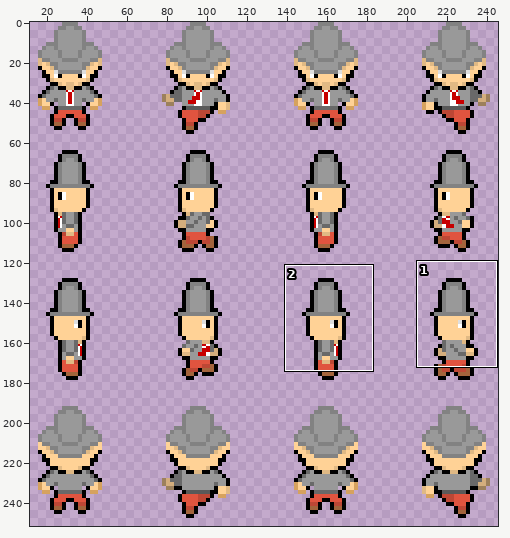
Sprite sheet, stored at Bakkie doen/Assets/Resources/Characters/walking-cycle-redman.png. The picture above shows the old version from afar; the outline marks the close-up.
Close-up. Old version:
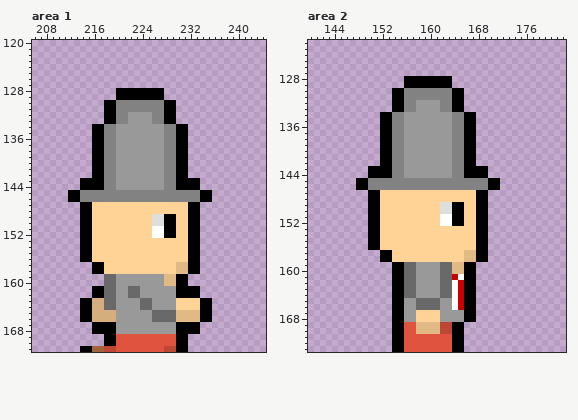
The file is 256x256 pixels. Shown: area 1: x 206..244, y 120..171; area 2: x 140..182, y 122..173. The wide view leaves out empty margins. The commit also changed other parts of the picture, which this record leaves out.
Now the later version:
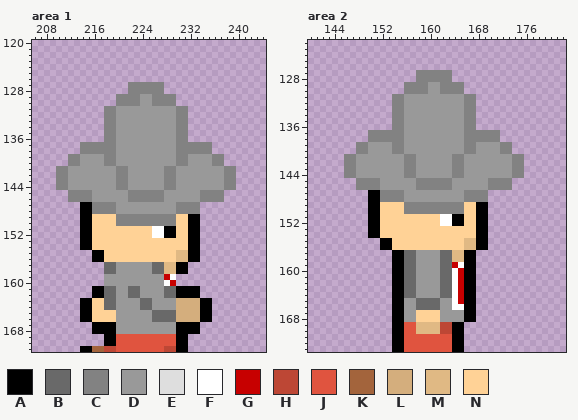
Palette (. is transparent): A #000000  B #696969  C #828282  D #999999  E #dedede  F #ffffff  G #c70000  H #bd4735  J #e0543f  K #a3643c  L #d4ae7d  M #e0b984  N #ffd296
Difference:
--- area 1
@@ x 206..244 @@
 126 .......................................
-127 .......................................
-128 ..............AAAAAAAA.................
-129 ..............AAAAAAAA.................
-130 ............AACCCCCCCCAA...............
-131 ............AACCCCCCCCAA...............
-132 ............AACCDDDDCCAA...............
-133 ............AACCDDDDCCAA...............
-134 ..........AACCDDDDDDDDCCAA.............
-135 ..........AACCDDDDDDDDCCAA.............
-136 ..........AACCDDDDDDDDCCAA.............
-137 ..........AACCDDDDDDDDCCAA.............
-138 ..........AACCDDDDDDDDCCAA.............
-139 ..........AACCDDDDDDDDCCAA.............
-140 ..........AACCDDDDDDDDCCAA.............
-141 ..........AACCDDDDDDDDCCAA.............
-142 ..........AACCDDDDDDDDCCAA.............
-143 ........AAAACCDDDDDDDDCCAAAA...........
-144 ........AAAACCDDDDDDDDCCAAAA...........
-145 ......AACCCCCCCCCCCCCCCCCCCCAA.........
-146 ......AACCCCCCCCCCCCCCCCCCCCAA.........
-147 ........AANNNNNNNNNNNNNNNNAA...........
-148 ........AANNNNNNNNNNNNNNNNAA...........
-149 ........AANNNNNNNNNNEEAANNAA...........
-150 ........AANNNNNNNNNNEEAANNAA...........
+127 ................CCCCCC.................
+128 ................CCCCCC.................
+129 ..............CCCCDDCCCC...............
+130 ..............CCCCDDCCCC...............
+131 ............CCDDDDDDDDDDCC.............
+132 ............CCDDDDDDDDDDCC.............
+133 ............CCDDDDDDDDDDCC.............
+134 ............CCDDDDDDDDDDCC.............
+135 ............CCDDDDDDDDDDCC.............
+136 ............CCDDDDDDDDDDCC.............
+137 ........CCCCCCDDDDDDDDDDCCCCCC.........
+138 ........CCCCCCDDDDDDDDDDCCCCCC.........
+139 ......CCDDDDCCDDDDDDDDDDCCDDDDCC.......
+140 ......CCDDDDCCDDDDDDDDDDCCDDDDCC.......
+141 ....CCDDDDDDDDCCDDDDDDCCDDDDDDDDCC.....
+142 ....CCDDDDDDDDCCDDDDDDCCDDDDDDDDCC.....
+143 ....CCDDDDDDDDCCDDDDDDCCDDDDDDDDCC.....
+144 ....CCDDDDDDDDCCDDDDDDCCDDDDDDDDCC.....
+145 ......CCCCDDDDDDCCCCCCDDDDDDCCCC.......
+146 ......CCCCDDDDDDCCCCCCDDDDDDCCCC.......
+147 ........AACCCCDDDDDDDDDDCCCC...........
+148 ........AACCCCDDDDDDDDDDCCCC...........
+149 ........AANNNNCCCCCCCCCCNNAA...........
+150 ........AANNNNCCCCCCCCCCNNAA...........
 151 ........AANNNNNNNNNNFFAANNAA...........
@@ x 212..235 @@
 154 ..AANNNNNNNNNNNNNNNNAA..
-155 ..AANNNNNNNNNNNNNNNNAA..
-156 ..AANNNNNNNNNNNNNNNNAA..
-157 ....AANNNNNNNNNNNNMMAA..
-158 ....AANNNNNNNNNNNNMMAA..
-159 ......BBDDDDDDDDMMAA....
-160 ......BBDDDDDDDDMMAA....
-161 ....AABBDDBBDDDDDDAAAA..
-162 ....AABBDDBBDDDDDDAAAA..
-163 ..AALLBBDDDDBBDDDDNNNNAA
-164 ..AALLBBDDDDBBDDDDNNNNAA
-165 ..AALLLLDDDDDDBBBBMMMMAA
-166 ..AALLLLDDDDDDBBBBMMMMAA
+155 ....AANNNNNNNNNNNNMMAA..
+156 ....AANNNNNNNNNNNNMMAA..
+157 ......BBDDDDDDBBMMAA....
+158 ......BBDDDDDDBBMMAA....
+159 ......DDDDDDDDDDGF......
+160 ......DDDDDDDDDDFG......
+161 ....AABBDDBBDDDDBBAAAA..
+162 ....AABBDDBBDDDDBBAAAA..
+163 ..AANNBBDDDDBBDDDDLLLLAA
+164 ..AANNBBDDDDBBDDDDLLLLAA
+165 ..AANNNNDDDDDDBBBBLLLLAA
+166 ..AANNNNDDDDDDBBBBLLLLAA
 167 ....AAAADDDDDDDDDDAAAA..
--- area 2
@@ x 140..182 @@
 126 ...........................................
-127 ...........................................
-128 ................AAAAAAAA...................
-129 ................AAAAAAAA...................
-130 ..............AACCCCCCCCAA.................
-131 ..............AACCCCCCCCAA.................
-132 ..............AACCDDDDCCAA.................
-133 ..............AACCDDDDCCAA.................
-134 ............AACCDDDDDDDDCCAA...............
-135 ............AACCDDDDDDDDCCAA...............
-136 ............AACCDDDDDDDDCCAA...............
-137 ............AACCDDDDDDDDCCAA...............
-138 ............AACCDDDDDDDDCCAA...............
-139 ............AACCDDDDDDDDCCAA...............
-140 ............AACCDDDDDDDDCCAA...............
-141 ............AACCDDDDDDDDCCAA...............
-142 ............AACCDDDDDDDDCCAA...............
-143 ..........AAAACCDDDDDDDDCCAAAA.............
-144 ..........AAAACCDDDDDDDDCCAAAA.............
-145 ........AACCCCCCCCCCCCCCCCCCCCAA...........
-146 ........AACCCCCCCCCCCCCCCCCCCCAA...........
-147 ..........AANNNNNNNNNNNNNNNNAA.............
-148 ..........AANNNNNNNNNNNNNNNNAA.............
-149 ..........AANNNNNNNNNNEEAANNAA.............
-150 ..........AANNNNNNNNNNEEAANNAA.............
+127 ..................CCCCCC...................
+128 ..................CCCCCC...................
+129 ................CCCCDDCCCC.................
+130 ................CCCCDDCCCC.................
+131 ..............CCDDDDDDDDDDCC...............
+132 ..............CCDDDDDDDDDDCC...............
+133 ..............CCDDDDDDDDDDCC...............
+134 ..............CCDDDDDDDDDDCC...............
+135 ..............CCDDDDDDDDDDCC...............
+136 ..............CCDDDDDDDDDDCC...............
+137 ..........CCCCCCDDDDDDDDDDCCCCCC...........
+138 ..........CCCCCCDDDDDDDDDDCCCCCC...........
+139 ........CCDDDDCCDDDDDDDDDDCCDDDDCC.........
+140 ........CCDDDDCCDDDDDDDDDDCCDDDDCC.........
+141 ......CCDDDDDDDDCCDDDDDDCCDDDDDDDDCC.......
+142 ......CCDDDDDDDDCCDDDDDDCCDDDDDDDDCC.......
+143 ......CCDDDDDDDDCCDDDDDDCCDDDDDDDDCC.......
+144 ......CCDDDDDDDDCCDDDDDDCCDDDDDDDDCC.......
+145 ........CCCCDDDDDDCCCCCCDDDDDDCCCC.........
+146 ........CCCCDDDDDDCCCCCCDDDDDDCCCC.........
+147 ..........AACCCCDDDDDDDDDDCCCC.............
+148 ..........AACCCCDDDDDDDDDDCCCC.............
+149 ..........AANNNNCCCCCCCCCCNNAA.............
+150 ..........AANNNNCCCCCCCCCCNNAA.............
 151 ..........AANNNNNNNNNNFFAANNAA.............
@@ x 148..171 @@
 154 ..AANNNNNNNNNNNNNNNNAA..
-155 ..AANNNNNNNNNNNNNNNNAA..
-156 ..AANNNNNNNNNNNNNNNNAA..
-157 ....AANNNNNNNNNNNNMMAA..
-158 ....AANNNNNNNNNNNNMMAA..
-159 ......AABBDDDDBBMMAA....
-160 ......AABBDDDDBBMMAA....
-161 ......AABBDDDDBBGFAA....
+155 ....AANNNNNNNNNNNNMMAA..
+156 ....AANNNNNNNNNNNNMMAA..
+157 ......AABBDDDDBBMMAA....
+158 ......AABBDDDDBBMMAA....
+159 ......AABBDDDDBBGFAA....
+160 ......AABBDDDDBBFGAA....
+161 ......AABBDDDDBBFGAA....
 162 ......AABBDDDDBBFGAA....
@@ x 163..167 @@
 165 DFGAA
-166 DFGAA
+166 DFFAA
 167 DDDAA
Boxes around the changes in both close-ups, in picture pixels (x1, y1, x2, y2):
changed: (56, 82, 236, 322)
changed: (344, 70, 524, 214)
changed: (368, 238, 488, 310)
